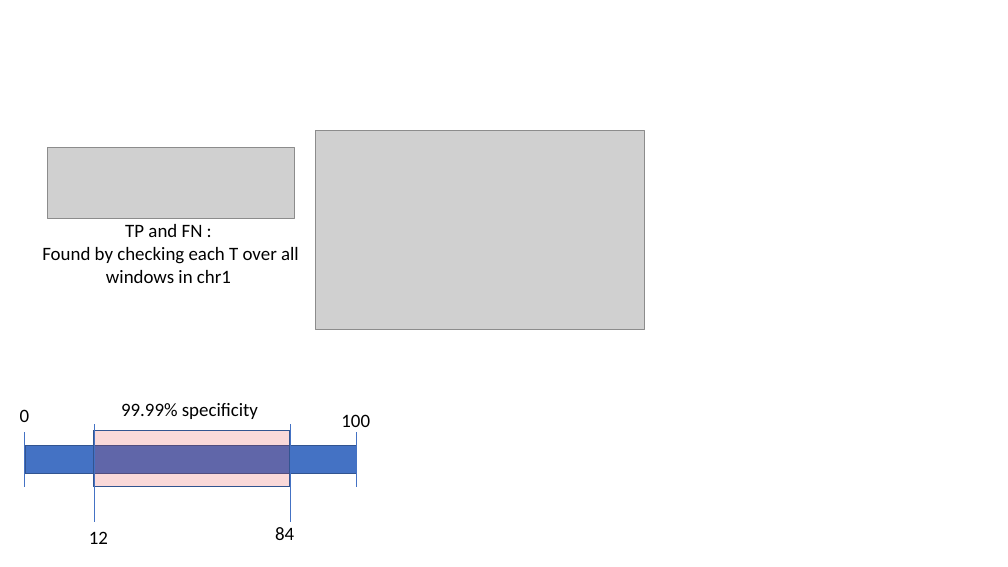
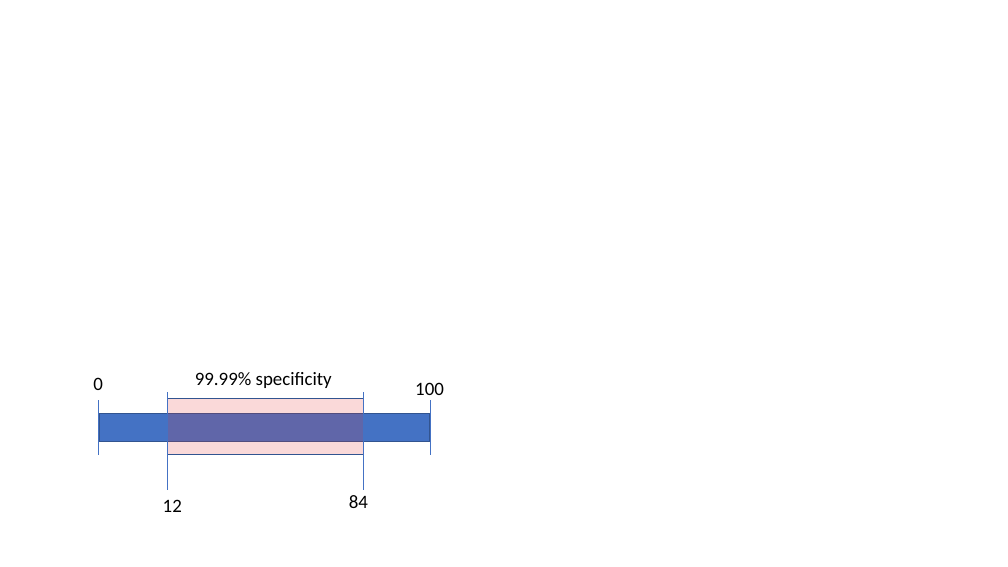
Before and after one commit to nathanieljevans/BMI650, a slide deck: slide 4 of FINAL_PROJECT/Algorithms_Final_Project.pptx. Drawn at 1008x567 pixels with LibreOffice and Linux fonts; fonts in the diff are those of the drawing; grey boxes stand for pictures. Boxes give left, top, right and bottom in pixels: in the first picture for what was removed or moved away, otherwise in the second. Text is boxed around its words. In the diff, an @@ line names an element or a change of style, - is before the commit and + after.

```diff
--- a/FINAL_PROJECT/Algorithms_Final_Project.pptx
+++ b/FINAL_PROJECT/Algorithms_Final_Project.pptx
@@ picture removed at [47,147,294,219] @@
@@ picture removed at [315,131,645,330] @@
@@ text removed at [42,224,299,283] @@
-TP and FN :
-Found by checking each T over all windows in chr1
@@ 5 texts, 4 lines, 2 rectangles: place and size @@
-5 texts, 4 lines, 2 rectangles at [20,403,370,544]
+5 texts, 4 lines, 2 rectangles at [93,372,444,512]
```
Also in this commit, not shown: 2 other slides changed.
